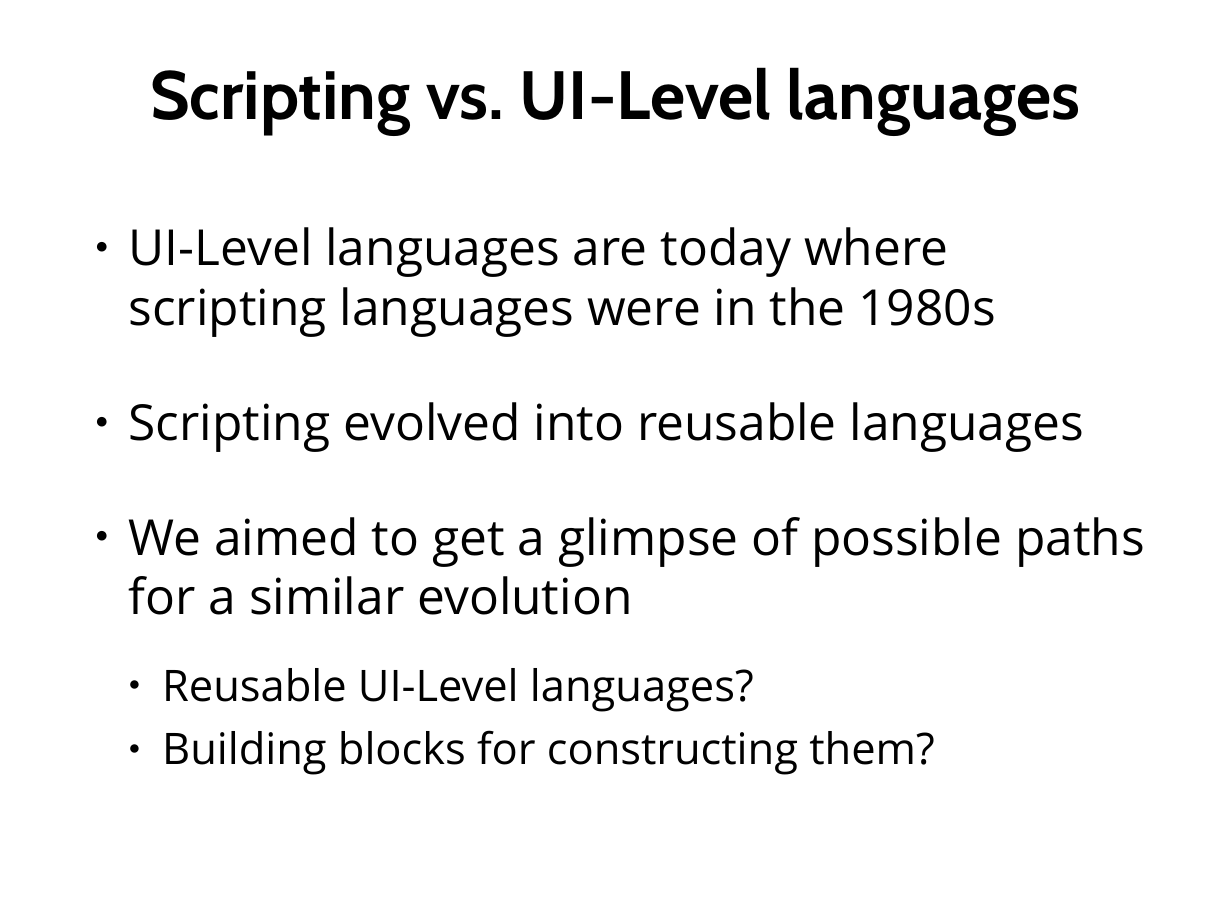
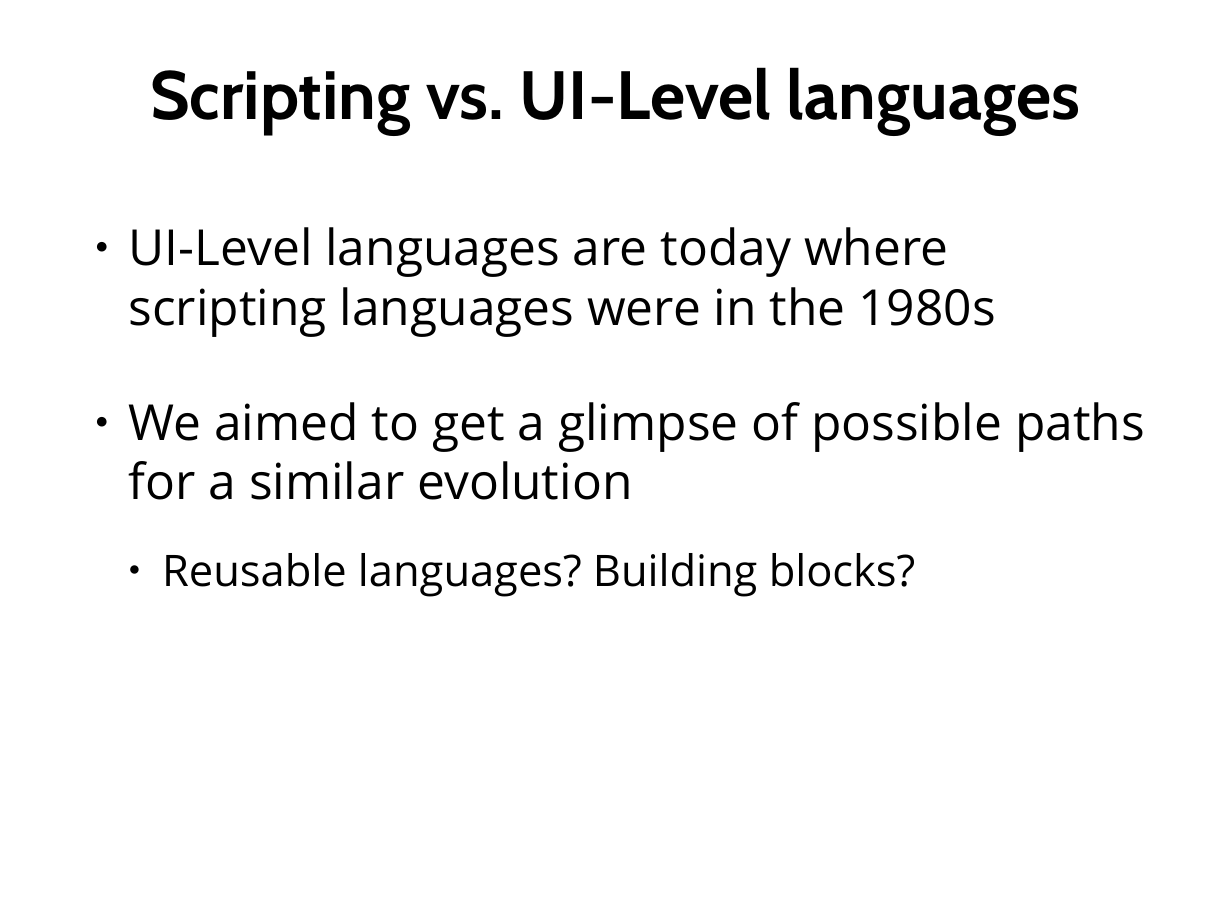
Before and after one commit to hishamhm/thesis, a slide deck: slide 82 of presentation/presentation_lo4_tweak.odp. Drawn at 1232x924 pixels with LibreOffice and Linux fonts; fonts in the diff are those of the drawing. Boxes give left, top, right and bottom in pixels: in the first picture for what was removed or moved away, otherwise in the second. Text is boxed around its words. In the diff, an @@ line names an element or a change of style, - is before the commit and + after.

```diff
--- a/presentation/presentation_lo4_tweak.odp
+++ b/presentation/presentation_lo4_tweak.odp
@@ text at bbox=[129, 402, 1085, 452]: paragraph removed @@
-● Scripting evolved into reusable languages
@@ text at bbox=[162, 553, 915, 597]: text changed @@
-  ● Reusable UI-Level languages?
-  ● Building blocks for constructing them?
+  ● Reusable languages? Building blocks?
```
Also in this commit, not shown: 3 other slides changed, 1 slide added, 3 slides removed, 3 other files.
